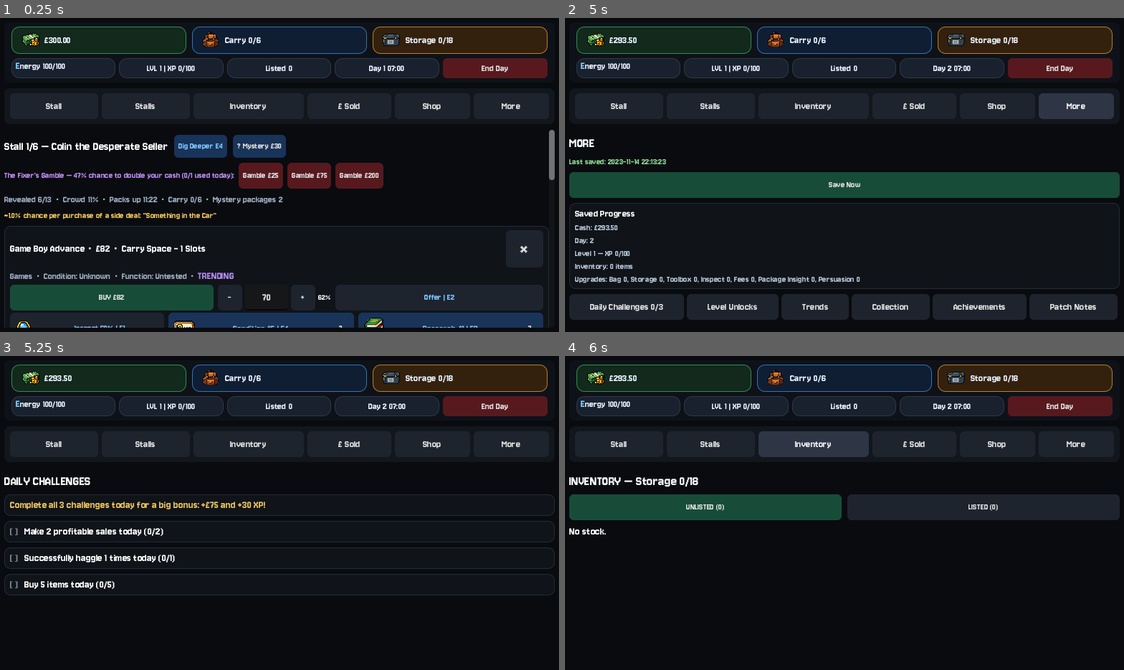
Above: before the commit, frames 1-4 (two rows, left to right).
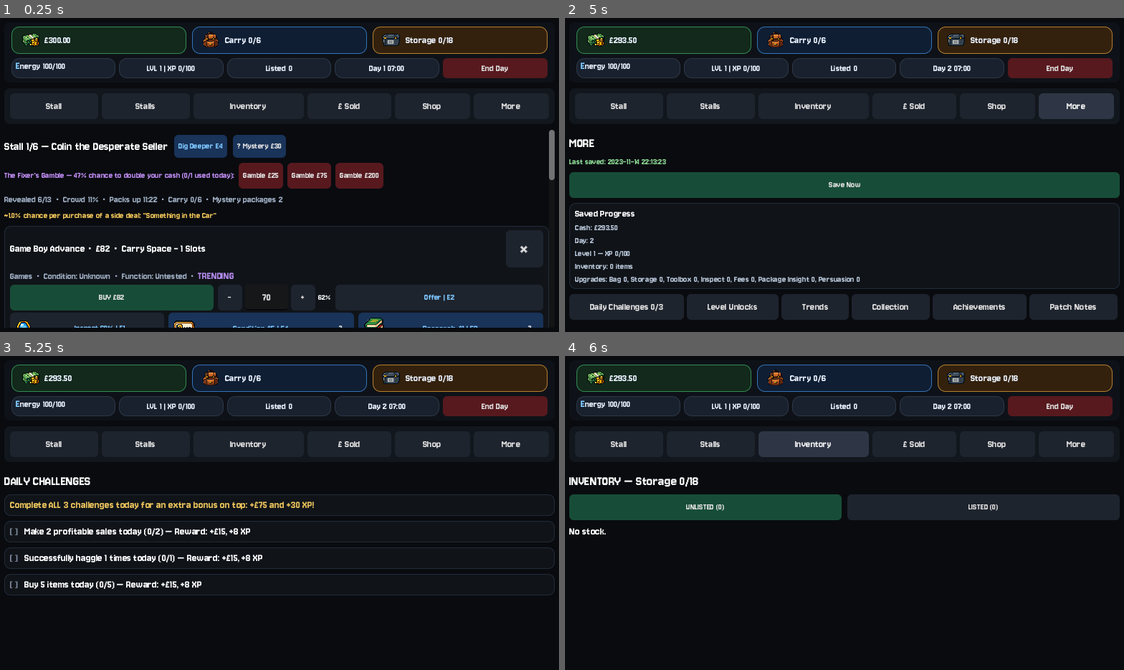
Above: after the commit, the same moments.

Repository: wmilburn1997-ai/car-boot-reseller
Game: Godot game, scene res://Main.tscn
The game is run twice, just before and just after one commit, with the same random seed, the same clock (stepped at 60 frames per second) and the same inputs.
Inputs:
- Up to frame 1 (0.25 s): no input
- Up to frame 2 (5 s): click "End Day" at 0.5 s; click "Stall" at 1.25 s; click "Stalls" at 2 s; click "£ Sold" at 2.75 s; click "Shop" at 3.5 s; click "More" at 4.25 s
- Up to frame 3 (5.25 s): click "Daily Challenges 0/3" at 5 s
- Up to frame 4 (6 s): click "Inventory" at 5.75 s

Frames 1-2 are identical in both runs. In frame 3, 1.1% of the frame differs, in the area x 8-57%, y 46-75%; in frame 4, nothing differs.

Commit message:
Add per-challenge rewards, distinct progress bar colors for achievements

Diff:
--- a/main.gd
+++ b/main.gd
@@ -553,7 +553,7 @@
 	if daily_challenge_bonus_given:
 		bonus_label.text = "[color=#8cd98f][b]Bonus claimed today: +£75 and +30 XP![/b][/color]"
 	else:
-		bonus_label.text = "[color=#e8c15a][b]Complete all %d challenges today for a big bonus: +£75 and +30 XP![/b][/color]" % daily_challenges.size()
+		bonus_label.text = "[color=#e8c15a][b]Complete ALL %d challenges today for an extra bonus on top: +£75 and +30 XP![/b][/color]" % daily_challenges.size()
 	bonus_panel.add_child(bonus_label)
 
 	for c in daily_challenges:
@@ -572,7 +572,7 @@
 		desc_label.size_flags_horizontal = Control.SIZE_EXPAND_FILL
 		var progress_val = float(day_stats.get(c["type"], 0))
 		var target_val = float(c["target"])
-		desc_label.text = "%s (%d/%d)" % [c["desc"], int(min(progress_val, target_val)), int(target_val)]
+		desc_label.text = "%s (%d/%d) — Reward: +£%d, +%d XP" % [c["desc"], int(min(progress_val, target_val)), int(target_val), int(c["reward_cash"]), int(c["reward_xp"])]
 		if done:
 			desc_label.add_theme_color_override("font_color", Color(0.55,0.85,0.58,1.0))
 		row.add_child(desc_label)
@@ -1142,7 +1142,7 @@
 		if t["type"] == "repairs_done" and toolbox_level <= 0:
 			continue
 		var target = rng.randi_range(t["min"], t["max"])
-		daily_challenges.append({"desc": t["desc_fmt"] % target, "type": t["type"], "target": target})
+		daily_challenges.append({"desc": t["desc_fmt"] % target, "type": t["type"], "target": target, "reward_cash": 15, "reward_xp": 8, "reward_given": false})
 		added += 1
 	daily_challenge_bonus_given = false
 
@@ -1155,6 +1155,14 @@
 		if check_daily_challenge(c):
 			count += 1
 	return count
+
+func check_daily_challenge_rewards():
+	for c in daily_challenges:
+		if not c["reward_given"] and check_daily_challenge(c):
+			c["reward_given"] = true
+			cash += float(c["reward_cash"])
+			add_xp(int(c["reward_xp"]))
+			queue_popup("Challenge complete: %s — +£%d, +%d XP" % [c["desc"], c["reward_cash"], c["reward_xp"]], "success")
 
 func check_daily_challenge_bonus():
 	if daily_challenge_bonus_given or daily_challenges.size() == 0:
@@ -1244,6 +1252,7 @@
 		scroll.scroll_vertical = int(last_scroll_value)
 
 func update_header():
+	check_daily_challenge_rewards()
 	check_daily_challenge_bonus()
 	var listed_count = 0
 	for item in inventory:
@@ -3707,6 +3716,10 @@
 	show_shop()
 
 var patch_notes = [
+	{"version": "Latest — 10/09/2026 06:35", "notes": [
+		"Individual Daily Challenges now actually give a reward on completion (+£15, +8 XP each) — previously only completing ALL of them gave anything, which wasn't clearly shown. Each challenge now displays its reward directly, and the big bonus for completing all of them is on top of these",
+		"Achievement progress bars (Haggled Savings, Total Profit) now have their own distinct accent colors matching the Level Unlocks bar's style — pink for Haggled Savings, gold for Total Profit",
+	]},
 	{"version": "Latest — 10/09/2026 06:10", "notes": [
 		"Fixed: Daily Challenges could ask you to Repair items before you'd bought Repair Tools, making it impossible to complete — now skipped until you've actually unlocked it",
 		"Raised base fault chance across the board by roughly 40% (e.g. average Electronics went from ~20% to ~28% chance of a fault) — Condition and Seller-type still scale it up or down from there as before",
@@ -4146,7 +4159,7 @@
 func sort_log(a, b):
 	return int(a["one_in"]) > int(b["one_in"])
 
-func make_progress_bar_section(title_text, current_value, max_value, milestones):
+func make_progress_bar_section(title_text, current_value, max_value, milestones, fill_color = Color(0.35,0.75,0.40,1.0)):
 	var container = VBoxContainer.new()
 	container.add_theme_constant_override("separation", 6)
 
@@ -4164,7 +4177,7 @@
 	bar.show_percentage = false
 	bar.custom_minimum_size = Vector2(0, 22)
 	var fill_style = StyleBoxFlat.new()
-	fill_style.bg_color = Color(0.35,0.75,0.40,1.0)
+	fill_style.bg_color = fill_color
 	fill_style.corner_radius_top_left = 6
 	fill_style.corner_radius_top_right = 6
 	fill_style.corner_radius_bottom_left = 6
@@ -4190,7 +4203,7 @@
 		var m_label = Label.new()
 		m_label.add_theme_font_size_override("font_size", 12)
 		m_label.text = ("X " if reached else "- ") + label_text
-		m_label.add_theme_color_override("font_color", Color(0.55,0.85,0.58,1.0) if reached else Color(0.50,0.55,0.62,1.0))
+		m_label.add_theme_color_override("font_color", fill_color if reached else Color(0.50,0.55,0.62,1.0))
 		milestone_row.add_child(m_label)
 	return container
 
@@ -4205,9 +4218,9 @@
 	title.text = "ACHIEVEMENTS"
 	body.add_child(title)
 
-	body.add_child(make_progress_bar_section("Total Haggled Savings: £%.2f / £100,000" % total_haggled_savings, total_haggled_savings, 100000, [100.0, 500.0, 1000.0, 5000.0, 10000.0, 25000.0, 50000.0, 100000.0]))
-
-	body.add_child(make_progress_bar_section("Total Lifetime Profit: £%.2f / £50,000" % total_lifetime_profit, total_lifetime_profit, 50000, [250.0, 1000.0, 2500.0, 5000.0, 10000.0, 25000.0, 50000.0]))
+	body.add_child(make_progress_bar_section("Total Haggled Savings: £%.2f / £100,000" % total_haggled_savings, total_haggled_savings, 100000, [100.0, 500.0, 1000.0, 5000.0, 10000.0, 25000.0, 50000.0, 100000.0], Color(0.88,0.56,0.82,1.0)))
+
+	body.add_child(make_progress_bar_section("Total Lifetime Profit: £%.2f / £50,000" % total_lifetime_profit, total_lifetime_profit, 50000, [250.0, 1000.0, 2500.0, 5000.0, 10000.0, 25000.0, 50000.0], Color(0.91,0.76,0.35,1.0)))
 
 	var all_achievements = ["First Flip", "Against the Odds", "Should've Known Better", "Better Than Nothing", "Actually Mate...", "Car Boot King"]
 	for achievement in all_achievements:
Binary file changed: docs/index.icon.png
Not shown, changed: docs/index.html
Not shown, changed: docs/index.pck
